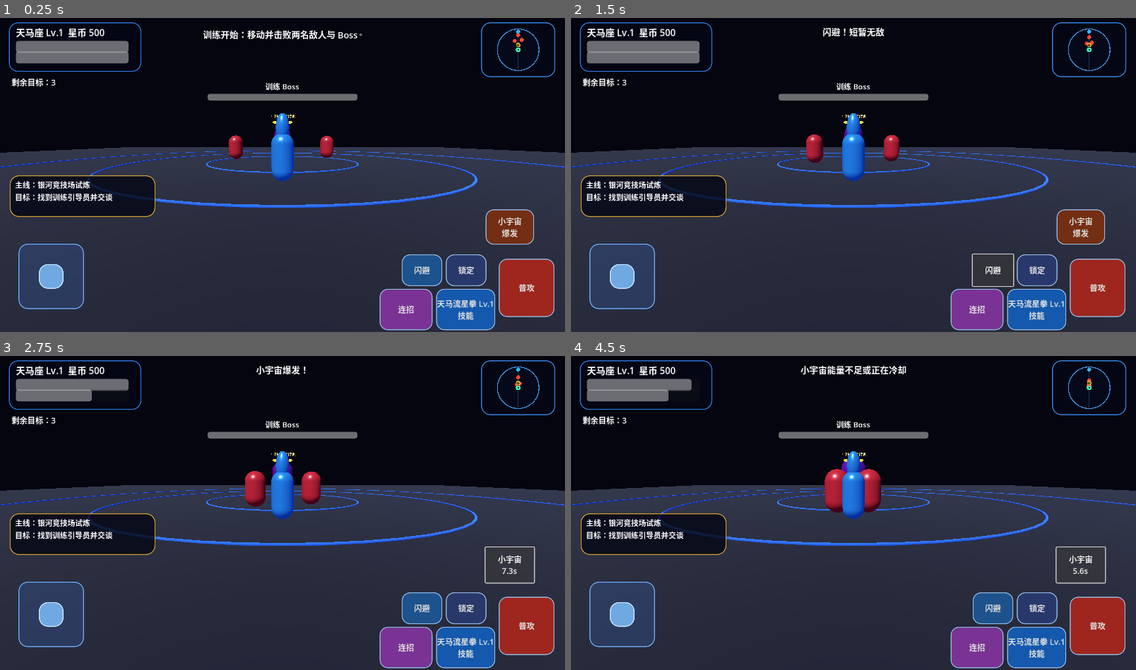
Above: before the commit, frames 1-4 (two rows, left to right).
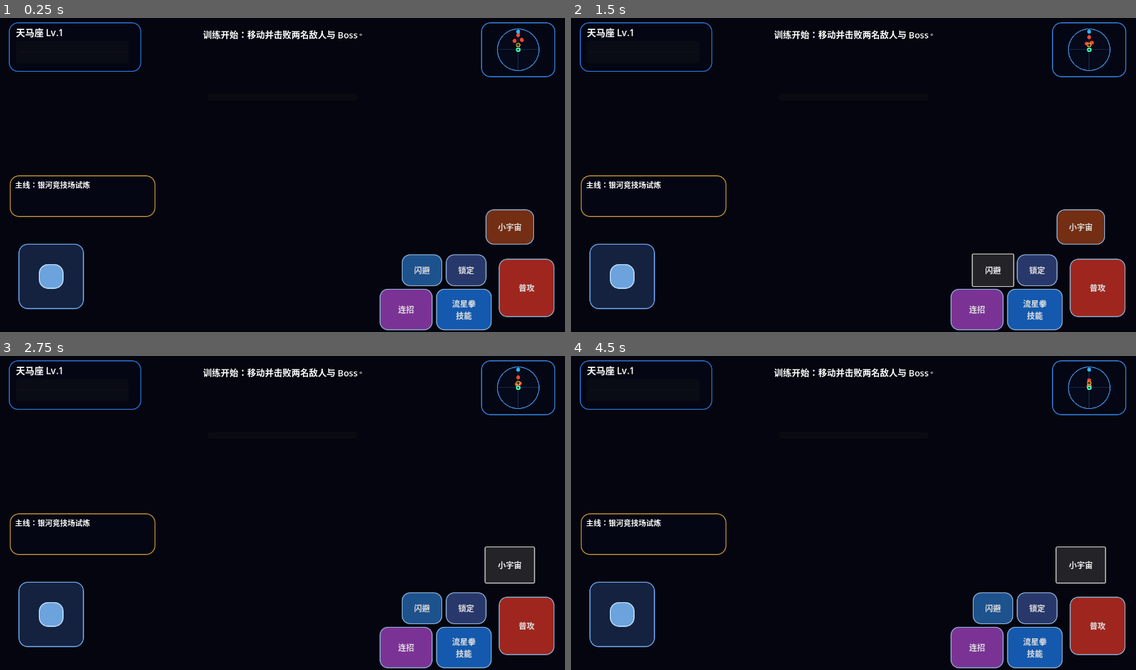
Above: after the commit, the same moments.

Repository: Qazwesrd/Saint-Seiya-Universe-War
Game: Godot game, scene res://scenes/main.tscn
Same seed, same stepped clock (60 frames per second), same inputs: the game is played once before the commit and once after it.
Inputs (mouse positions are in pixels of both pictures, inside the frame that each line leads up to):
- Up to frame 1 (0.25 s): no input
- Up to frame 2 (1.5 s): click "锁定" at 0.5 s; click "闪避" at 1.25 s
- Up to frame 3 (2.75 s): click (508, 566) at 2 s, where only the run before the commit has a clickable "小宇宙 爆发"
- Up to frame 4 (4.5 s): click (1079, 566) at 2.75 s, where only the run before the commit has a clickable "小宇宙 7.3s"; click (1079, 566) at 3.5 s, where only the run before the commit has a clickable "小宇宙 6.6s"; click (1079, 566) at 4.25 s, where only the run before the commit has a clickable "小宇宙 5.8s"

The runs differ from the first frame. In frame 1, 52% of the frame differs, in the area x 0-100%, y 1-100%; in frame 2, 52%; in frame 3, 52%; in frame 4, 52%.
Error after the commit: Parse Error: Preload file "res://scripts/combat_targeting.gd" does not exist. (res://scripts/player.gd:2)

Commit message:
Integrate modular target cycling into player lock-on

Diff:
--- a/game/scripts/player.gd
+++ b/game/scripts/player.gd
@@ -1,4 +1,5 @@
 extends CharacterBody3D
+const CombatTargeting = preload("res://scripts/combat_targeting.gd")
 var game: Variant
 var move_input := Vector2.ZERO
 var auto_move_target := Vector3.ZERO
@@ -186,17 +187,15 @@
     velocity = direction.normalized() * 15.0
     game.call("show_notice", "闪避！短暂无敌")
 func toggle_lock() -> void:
-    if is_instance_valid(locked_target):
+    var next_target: Node3D = CombatTargeting.select_target(self, locked_target, true)
+    if not is_instance_valid(next_target):
         locked_target = null
-        game.call("show_notice", "已解除锁定")
-        return
-    var best := 999.0
-    for target in get_tree().get_nodes_in_group("enemies"):
-        var distance: float = global_position.distance_to(target.global_position)
-        if distance < best:
-            best = distance
-            locked_target = target
-    game.call("show_notice", "已锁定最近目标" if is_instance_valid(locked_target) else "附近没有目标")
+        game.call("show_notice", "附近没有可锁定目标")
+        return
+    locked_target = next_target
+    var target_name := str(locked_target.get("display_name")) if locked_target.get("display_name") != null else "敌人"
+    game.call("show_notice", "已锁定：" + target_name)
+
 func receive_damage(amount: float) -> void:
     if invulnerable > 0.0: return
     var defense: float = float(RPGState.get_combat_stats().get("defense", 0.0))
